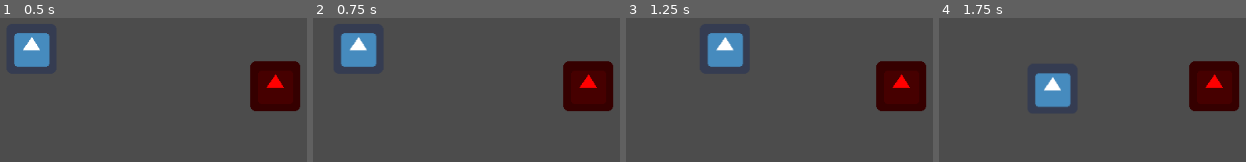
Above: before the commit, frames 1-4 (left to right).
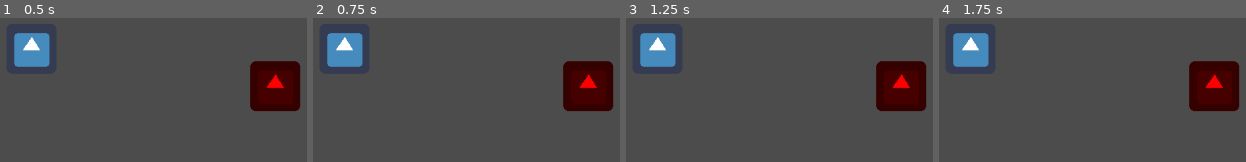
Above: after the commit, the same moments.

Repository: Geminimax/GamingJam2020
Game: Godot game, scene res://Test/CharacterTestScene.tscn
Two runs of this game, one before a commit and one after it. Both use one fixed random seed, a clock stepped at 60 frames per second and the inputs below. Before the commit the project has no main scene; this scene is started directly in both runs. The engine's default icon, where the game draws it, is replaced by a stand-in: a white triangle on a blue panel in a dark square.
Inputs:
- Up to frame 1 (0.5 s): no input
- Up to frame 2 (0.75 s): tap Enter at 0.5 s; hold Right (move_right, bound only before the commit) from 0.53 s (still down); tap Z (drop_tower, bound only before the commit) at 0.6 s
- Up to frame 3 (1.25 s): keep holding Right (move_right, bound only before the commit)
- Up to frame 4 (1.75 s): release Right (move_right, bound only before the commit) at 1.28 s; hold S (move_down, bound only before the commit) from 1.28 s (still down); tap Z (drop_tower, bound only before the commit) at 1.35 s

Frame 1 is identical in both runs. In frame 2, 2.8% of the frame differs, in the area x 4-21%, y 10-35%; in frame 3, 5.5%; in frame 4, 5.5%, in the area x 4-43%, y 10-62%.

Commit message:
nav 1/2 commit

Diff:
--- /dev/null
+++ b/Nodes/Character/BaseCharacterNavigation.gd
@@ -0,0 +1,10 @@
+extends Node
+
+var character: Sprite
+onready var nav2d: Navigation2D = $Navigation2D
+onready var line2d: Line2D = $Line2D
+
+func gen_path(objective: Vector2):
+    var new_path = nav2d.get_simple_path(character.global_position, objective)
+    line2d.points = new_path
+    character.path = new_path
--- /dev/null
+++ b/Nodes/Character/BaseCharacterNavigation.tscn
@@ -0,0 +1,10 @@
+[gd_scene load_steps=2 format=2]
+
+[ext_resource path="res://Nodes/Character/BaseCharacterNavigation.gd" type="Script" id=1]
+
+[node name="Node" type="Node"]
+script = ExtResource( 1 )
+
+[node name="Navigation2D" type="Navigation2D" parent="."]
+
+[node name="Line2D" type="Line2D" parent="."]
--- /dev/null
+++ b/Nodes/Character/Enemy/GenericEnemy.gd
@@ -0,0 +1 @@
+extends Sprite
--- /dev/null
+++ b/Nodes/Character/Enemy/GenericEnemy.tscn
@@ -0,0 +1,9 @@
+[gd_scene load_steps=3 format=2]
+
+[ext_resource path="res://icon.png" type="Texture" id=1]
+[ext_resource path="res://Nodes/Character/Enemy/GenericEnemy.gd" type="Script" id=2]
+
+[node name="Sprite" type="Sprite"]
+modulate = Color( 0, 1, 0.156863, 1 )
+texture = ExtResource( 1 )
+script = ExtResource( 2 )
--- /dev/null
+++ b/Nodes/Character/Enemy/GenericEnemyNavigation.gd
@@ -0,0 +1,14 @@
+extends "res://Nodes/Character/BaseCharacterNavigation.gd"
+
+var speed = 400.0
+var path = PoolVector2Array() setget set_path
+
+func _ready():
+    character = $EnemySprite
+    gen_path($ExampleObjective.global_position)
+
+func _process(delta):
+    pass
+
+func set_path(val: PoolVector2Array):
+    pass
--- /dev/null
+++ b/Nodes/Character/Enemy/GenericEnemyNavigation.tscn
@@ -0,0 +1,9 @@
+[gd_scene load_steps=3 format=2]
+
+[ext_resource path="res://Nodes/Character/Enemy/GenericEnemyNavigation.gd" type="Script" id=1]
+[ext_resource path="res://Nodes/Character/Enemy/GenericEnemy.tscn" type="PackedScene" id=2]
+
+[node name="Node2D" type="Node2D"]
+script = ExtResource( 1 )
+
+[node name="EnemySprite" parent="." instance=ExtResource( 2 )]
--- a/Nodes/Character/PhysicCharacterBody.gd
+++ b/Nodes/Character/PhysicCharacterBody.gd
@@ -4,4 +4,4 @@
 var velocity : Vector2 = Vector2()
 
 func _process(delta):
-	move_and_slide(velocity)
+    move_and_slide(velocity)
--- a/Nodes/Character/Player/MainCharacterController.gd
+++ b/Nodes/Character/Player/MainCharacterController.gd
@@ -4,34 +4,34 @@
 onready var hold_position = $PhysicCharacterBody/HoldPosition
 onready var drop_position = $PhysicCharacterBody/DropPosition
 func _process(delta):
-	if body:
-		var movement_direction = (get_horizontal_input() + get_vertical_input()).normalized()
-		body.velocity = lerp(body.velocity, movement_direction * move_speed, accel_lerp_weight * delta)
-	if holded_character:
-		holded_character.global_position = hold_position.global_position
-		if(Input.is_action_just_pressed("drop_tower")):
-			holded_character.global_position = drop_position.global_position
-			holded_character.drop()
-			holded_character = null
+    if body:
+        var movement_direction = (get_horizontal_input() + get_vertical_input()).normalized()
+        body.velocity = lerp(body.velocity, movement_direction * move_speed, accel_lerp_weight * delta)
+    if holded_character:
+        holded_character.global_position = hold_position.global_position
+        if(Input.is_action_just_pressed("drop_tower")):
+            holded_character.global_position = drop_position.global_position
+            holded_character.drop()
+            holded_character = null
 
 func get_vertical_input():
-	var input = 0
-	if(Input.is_action_pressed("move_up")):
-		input = -1
-	elif(Input.is_action_pressed("move_down")):
-		input = 1
-	return Vector2(0,input)
+    var input = 0
+    if(Input.is_action_pressed("move_up")):
+        input = -1
+    elif(Input.is_action_pressed("move_down")):
+        input = 1
+    return Vector2(0,input)
 
 func get_horizontal_input():
-	var input = 0
-	if(Input.is_action_pressed("move_left")):
-		input = -1
-	elif(Input.is_action_pressed("move_right")):
-		input = 1
-	return Vector2(input,0)
+    var input = 0
+    if(Input.is_action_pressed("move_left")):
+        input = -1
+    elif(Input.is_action_pressed("move_right")):
+        input = 1
+    return Vector2(input,0)
 
 
 func _on_CollectionRange_area_entered(area):
-	print("Character collected")
-	area.pickup()
-	holded_character = area.controller
+    print("Character collected")
+    area.pickup()
+    holded_character = area.controller
--- a/Nodes/CharacterCollectionArea.gd
+++ b/Nodes/CharacterCollectionArea.gd
@@ -3,4 +3,4 @@
 var controller
 
 func pickup():
-	controller.pickup()
+    controller.pickup()
--- a/project.godot
+++ b/project.godot
@@ -21,45 +21,8 @@
 [application]
 
 config/name="Gaming Jam 2020"
+run/main_scene="res://Test/CharacterTestScene.tscn"
 config/icon="res://icon.png"
-
-[input]
-
-move_right={
-"deadzone": 0.5,
-"events": [ Object(InputEventKey,"resource_local_to_scene":false,"resource_name":"","device":0,"alt":false,"shift":false,"control":false,"meta":false,"command":false,"pressed":false,"scancode":16777233,"unicode":0,"echo":false,"script":null)
-, Object(InputEventKey,"resource_local_to_scene":false,"resource_name":"","device":0,"alt":false,"shift":false,"control":false,"meta":false,"command":false,"pressed":false,"scancode":68,"unicode":0,"echo":false,"script":null)
- ]
-}
-move_left={
-"deadzone": 0.5,
-"events": [ Object(InputEventKey,"resource_local_to_scene":false,"resource_name":"","device":0,"alt":false,"shift":false,"control":false,"meta":false,"command":false,"pressed":false,"scancode":65,"unicode":0,"echo":false,"script":null)
-, Object(InputEventKey,"resource_local_to_scene":false,"resource_name":"","device":0,"alt":false,"shift":false,"control":false,"meta":false,"command":false,"pressed":false,"scancode":16777231,"unicode":0,"echo":false,"script":null)
- ]
-}
-move_up={
-"deadzone": 0.5,
-"events": [ Object(InputEventKey,"resource_local_to_scene":false,"resource_name":"","device":0,"alt":false,"shift":false,"control":false,"meta":false,"command":false,"pressed":false,"scancode":16777232,"unicode":0,"echo":false,"script":null)
-, Object(InputEventKey,"resource_local_to_scene":false,"resource_name":"","device":0,"alt":false,"shift":false,"control":false,"meta":false,"command":false,"pressed":false,"scancode":87,"unicode":0,"echo":false,"script":null)
- ]
-}
-move_down={
-"deadzone": 0.5,
-"events": [ Object(InputEventKey,"resource_local_to_scene":false,"resource_name":"","device":0,"alt":false,"shift":false,"control":false,"meta":false,"command":false,"pressed":false,"scancode":83,"unicode":0,"echo":false,"script":null)
-, Object(InputEventKey,"resource_local_to_scene":false,"resource_name":"","device":0,"alt":false,"shift":false,"control":false,"meta":false,"command":false,"pressed":false,"scancode":16777234,"unicode":0,"echo":false,"script":null)
- ]
-}
-drop_tower={
-"deadzone": 0.5,
-"events": [ Object(InputEventKey,"resource_local_to_scene":false,"resource_name":"","device":0,"alt":false,"shift":false,"control":false,"meta":false,"command":false,"pressed":false,"scancode":90,"unicode":0,"echo":false,"script":null)
-, Object(InputEventMouseButton,"resource_local_to_scene":false,"resource_name":"","device":0,"alt":false,"shift":false,"control":false,"meta":false,"command":false,"button_mask":0,"position":Vector2( 0, 0 ),"global_position":Vector2( 0, 0 ),"factor":1.0,"button_index":1,"pressed":false,"doubleclick":false,"script":null)
- ]
-}
-
-[layer_names]
-
-2d_physics/layer_1="World"
-2d_physics/layer_2="PickableObject"
 
 [rendering]
 
